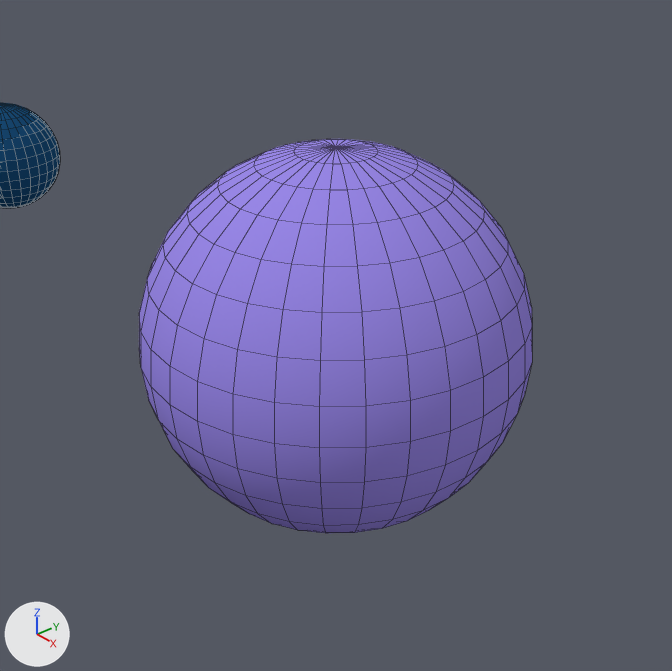
One commit to the Blender file Washed Up Wizard/Assets/Models/Spells/Homing.blend: the scene before it, then after it.
Camera for both pictures: a 50 mm camera at (0.793, -0.689, 0.567) aimed at (0.0, 0.0, 0.001). Lighting does not change. The marker at lower left points along +X, +Y and +Z. Mesh edges are drawn as thin lines.

In view in the first picture: 'BACK', 'MIDDLE'.
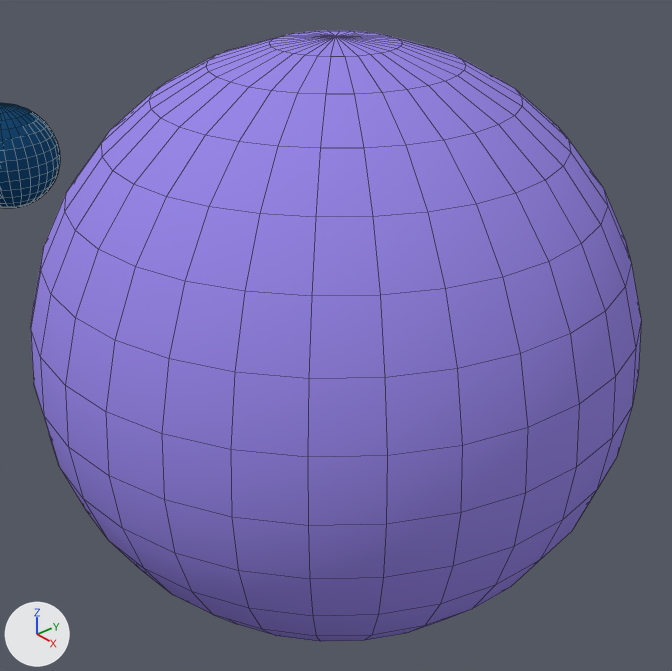
Boxes [x1, y1, x2, y2] around the edits, measured in the pictures (672 x 671 px):
'Middle', added (blue): after [31, 30, 641, 642]
'MIDDLE', deleted (blue): before [139, 139, 532, 533]

What changed in the scene script:
```text
Add me_sphere_004_1:
    me_sphere_004_1.from_pydata(...)  # a UV sphere (32 segments, 16 rings, poles along z) spanning x -0.372..0.372, y -0.372..0.372, z -0.372..0.372
    me_sphere_004_1.polygons.foreach_set('use_smooth', [True] * 512)
    me_sphere_004_1.materials.append(mat_material_002)  # blue #9a89e7
Remove ob_middle:
    ob_middle = bpy.data.objects.new('MIDDLE', me_sphere_004)
    ob_middle.location = (0.0, 0.0, 0.0)
Add ob_middle_1:
    ob_middle_1 = bpy.data.objects.new('Middle', me_sphere_004_1)
    ob_middle_1.location = (0.0, 0.0, 0.0)
```
